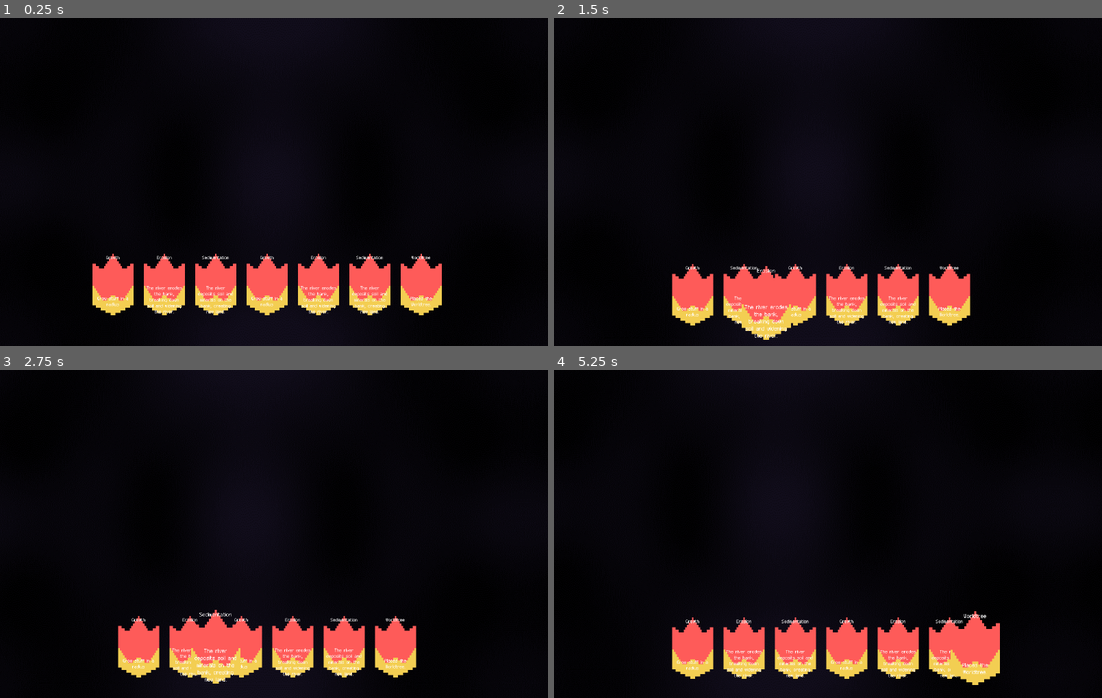
Above: before the commit, frames 1-4 (two rows, left to right).
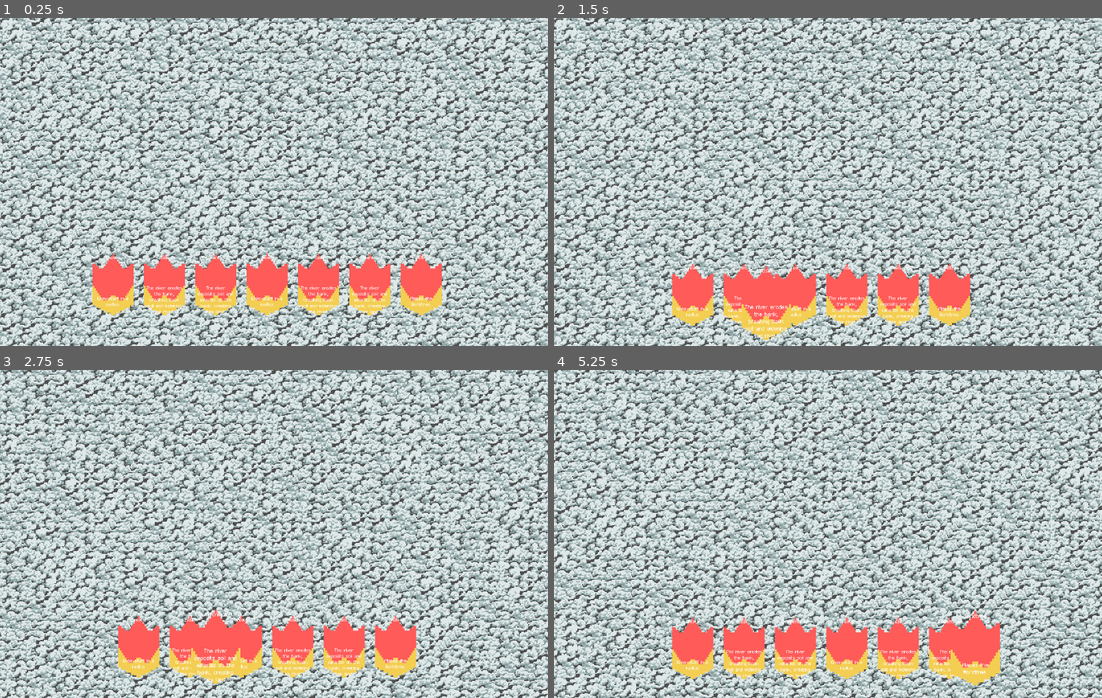
Above: after the commit, the same moments.

Repository: team-fow/riviver
Game: Godot game, scene res://scenes/game/game.tscn
Same seed, same stepped clock (60 frames per second), same inputs: the game is played once before the commit and once after it.
Inputs (mouse positions are in pixels of both pictures, inside the frame that each line leads up to):
- Up to frame 1 (0.25 s): no input
- Up to frame 2 (1.5 s): tap Enter at 0.5 s; drag from (669, 283) to (882, 109) at 0.52 s; drag from (718, 283) to (800, 247) at 1.27 s
- Up to frame 3 (2.75 s): move the mouse to (213, 635) at 2.02 s; press the mouse at (213, 635) at 2.03 s; hold D (move_right) from 2.03 s (still down)
- Up to frame 4 (5.25 s): release D (move_right) at 2.75 s; release the mouse at (767, 635) at 2.75 s; drag from (795, 645) to (663, 484) at 2.77 s; drag from (871, 638) to (855, 534) at 3.52 s; drag from (926, 638) to (745, 452) at 4.27 s; move the mouse to (975, 638) at 5.02 s; press the mouse at (975, 638) at 5.03 s; hold S (move_down) from 5.03 s (still down)

The runs differ from the first frame. In frame 1, 93% of the frame differs, in the area x 0-100%, y 0-100%; in frame 2, 93%; in frame 3, 93%; in frame 4, 93%.

Commit message:
Added smog tiles
Deleted the original smog tile and added the new smog tile

Diff:
--- a/resources/tile_info/smog.tres
+++ b/resources/tile_info/smog.tres
@@ -1,28 +1,21 @@
-[gd_resource type="Resource" script_class="TileInfo" load_steps=9 format=3 uid="uid://bd13xyv6q6u84"]
+[gd_resource type="Resource" script_class="TileInfo" load_steps=6 format=3 uid="uid://ljd76opxg1eu"]
 
 [ext_resource type="Script" path="res://resources/tile_info/tile_info.gd" id="1_83d3s"]
-[ext_resource type="Shader" path="res://assets/vfx/smog.gdshader" id="1_b1n2i"]
 [ext_resource type="Script" path="res://resources/tile_behavior/smog.gd" id="1_ys550"]
 [ext_resource type="Script" path="res://resources/sprite_sheet/sprite_sheet.gd" id="2_dmkod"]
-[ext_resource type="Texture2D" uid="uid://him8dg5mt3ts" path="res://assets/tiles/smog_texture.png" id="2_kalok"]
-[ext_resource type="Texture2D" uid="uid://cgnu4ww1nggju" path="res://assets/tiles/smog.png" id="3_7sgcb"]
-
-[sub_resource type="ShaderMaterial" id="ShaderMaterial_rhgyq"]
-shader = ExtResource("1_b1n2i")
-shader_parameter/pattern = ExtResource("2_kalok")
+[ext_resource type="Texture2D" uid="uid://cts37wxjoko0g" path="res://assets/tiles/smog.png" id="3_7sgcb"]
 
 [sub_resource type="Resource" id="Resource_pl73q"]
 script = ExtResource("2_dmkod")
 texture = ExtResource("3_7sgcb")
-sheet_size = Vector2i(1, 1)
-sheet_picking = 0
+sheet_size = Vector2i(3, 2)
+sheet_picking = 1
 sprite_offset = Vector2(0, 0)
 
 [resource]
 script = ExtResource("1_83d3s")
 name = "Smog"
 sprite_sheet = SubResource("Resource_pl73q")
-material = SubResource("ShaderMaterial_rhgyq")
 z_index = 1
 behavior = ExtResource("1_ys550")
 flammable = false
Binary file changed: assets/tiles/smog.png
Not shown, changed: assets/tiles/smog.png.import
